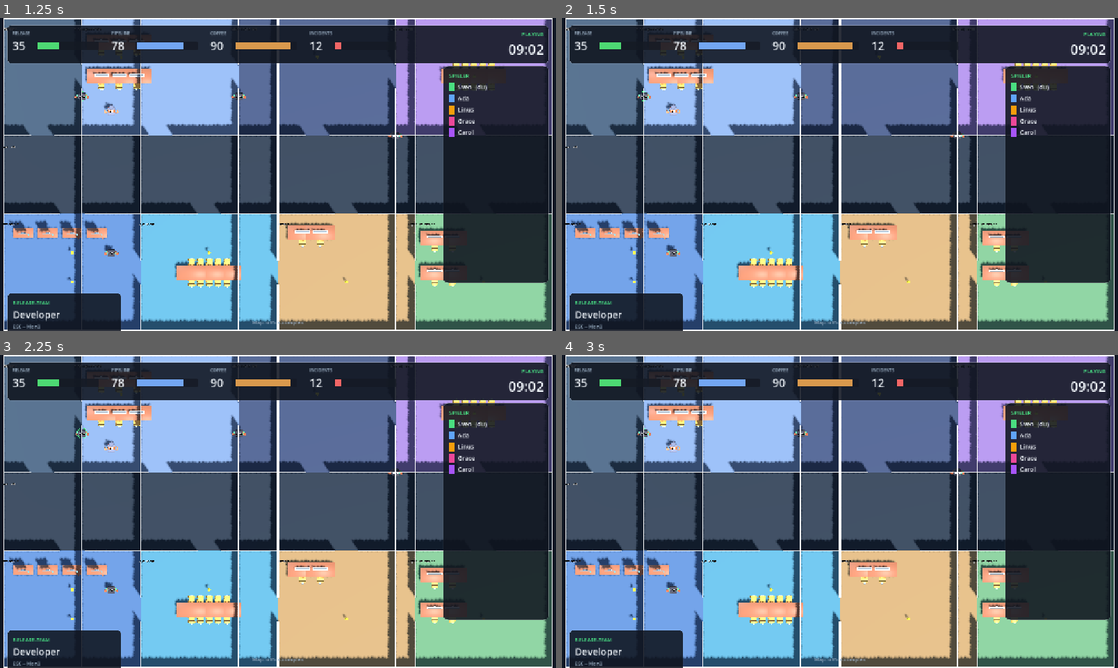
Above: before the commit, frames 1-4 (two rows, left to right).
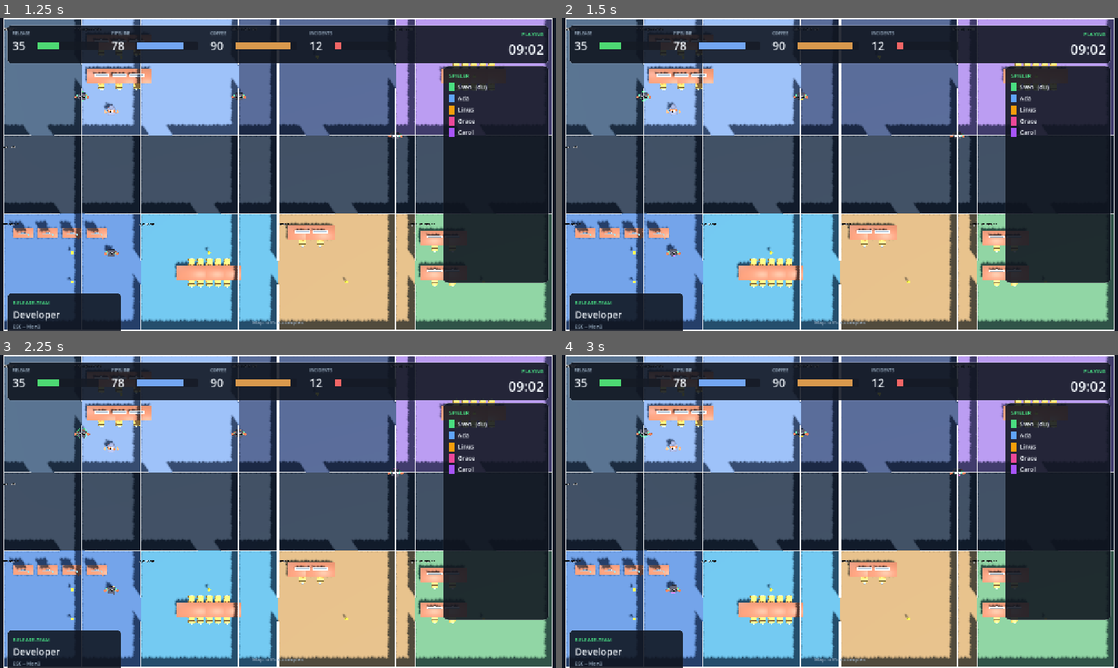
Above: after the commit, the same moments.

Repository: rausch-tech/merge-commit-mayhem
Game: Godot game, scene res://scenes/demo_world.tscn
Same seed, same stepped clock (60 frames per second), same inputs: the game is played once before the commit and once after it. This scene is started directly instead of the project's main scene.
Inputs:
- Up to frame 1 (1.25 s): tap Enter at 0.5 s; hold D from 0.53 s (still down)
- Up to frame 2 (1.5 s): release D at 1.28 s; hold S from 1.28 s (still down)
- Up to frame 3 (2.25 s): release S at 2.03 s; hold D from 2.03 s (still down)
- Up to frame 4 (3 s): release D at 2.78 s; hold W from 2.78 s (still down)

Frame 1 is identical in both runs. In frame 2, less than 0.1% of the frame differs, in the area x 13-73%, y 23-77%; in frame 3, less than 0.1%; in frame 4, 0.1%, in the area x 13-73%, y 22-77%.

Commit message:
fix(tier4 character): force LOOP_LINEAR on walk + idle anims
Kenney Mini Characters ship the walk/idle clips with loop_mode=NONE, so
after one cycle the AnimationPlayer froze on the last frame and the char
slid silently across the floor without leg movement. Setting loop_mode
to LOOP_LINEAR right after picking the qualified anim makes both clips
keep cycling for as long as we play them.

Co-Authored-By: Claude Opus 4.7 (1M context) <noreply@anthropic.com>

Diff:
--- a/godot-3d/scripts/character.gd
+++ b/godot-3d/scripts/character.gd
@@ -97,10 +97,14 @@
 	_dummy.scale = Vector3(CHARACTER_SCALE, CHARACTER_SCALE, CHARACTER_SCALE)
 
 	# Kenney Mini Characters ship with their own AnimationPlayer + walk/idle.
+	# Their default loop_mode is "none" though — force LOOP_LINEAR so the
+	# clip keeps repeating instead of freezing after one cycle.
 	_anim_player = _dummy.find_child("AnimationPlayer", true, false) as AnimationPlayer
 	if _anim_player != null:
 		_walk_anim = _pick_animation(ANIM_WALK_PRIORITY)
 		_idle_anim = _pick_animation(ANIM_IDLE_PRIORITY)
+		_force_loop(_walk_anim)
+		_force_loop(_idle_anim)
 		if _idle_anim != "":
 			_play_anim(_idle_anim)
 
@@ -191,6 +195,13 @@
 		return
 	_anim_player.play(name, 0.2)
 	_current_anim = name
+
+func _force_loop(qualified_name: String) -> void:
+	if qualified_name == "" or _anim_player == null:
+		return
+	var anim: Animation = _anim_player.get_animation(qualified_name)
+	if anim != null:
+		anim.loop_mode = Animation.LOOP_LINEAR
 
 # -- Visual decoration -------------------------------------------------------
 
